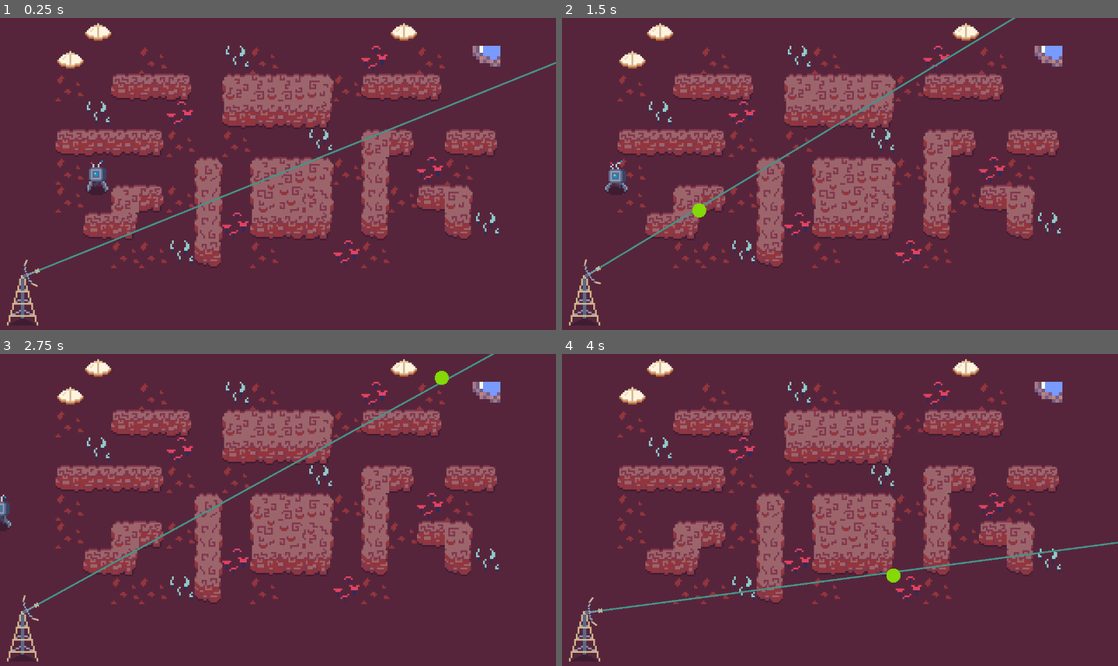
Above: before the commit, frames 1-4 (two rows, left to right).
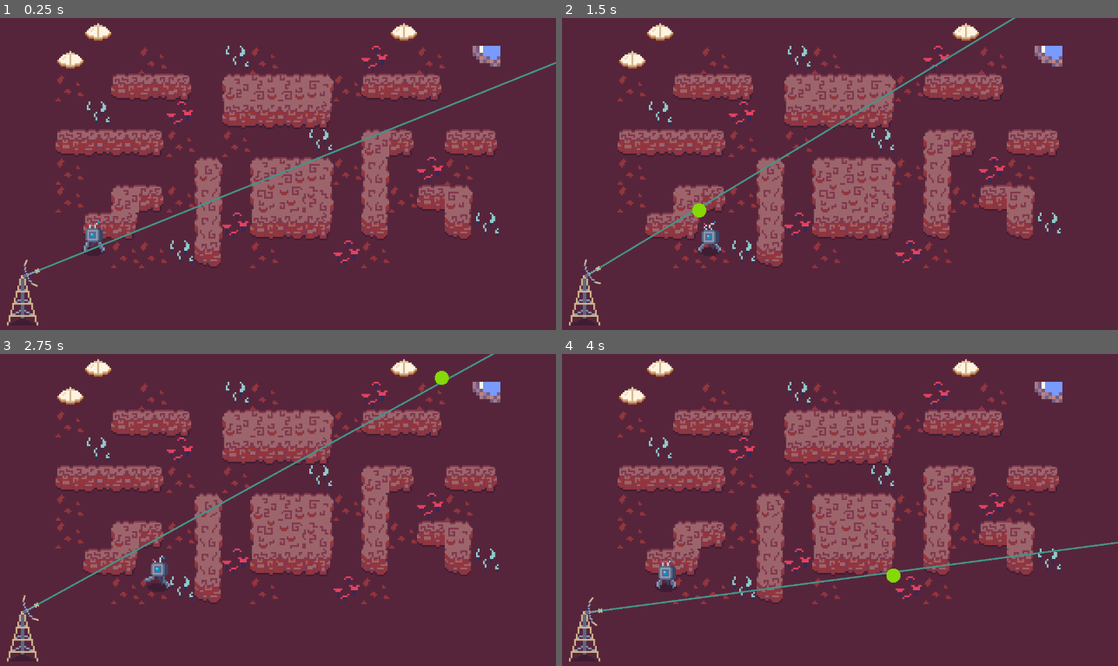
Above: after the commit, the same moments.

Repository: YannVeld/LD59
Game: Godot game, scene res://main_scene.tscn
Two runs of this game, one before a commit and one after it. Both use one fixed random seed, a clock stepped at 60 frames per second and the inputs below.
Inputs (mouse positions are in pixels of both pictures, inside the frame that each line leads up to):
- Up to frame 1 (0.25 s): no input
- Up to frame 2 (1.5 s): tap Enter at 0.5 s; move the mouse to (962, 158) at 0.52 s; hold D (move_right) 0.53-1.28 s; move the mouse to (728, 189) at 1.27 s; hold Down (move_down) from 1.28 s (still down)
- Up to frame 3 (2.75 s): move the mouse to (333, 441) at 2.02 s; release Down (move_down) at 2.03 s; hold D (move_right) from 2.03 s (still down)
- Up to frame 4 (4 s): move the mouse to (812, 572) at 2.77 s; release D (move_right) at 2.78 s; hold Up (move_up) 2.78-3.53 s; move the mouse to (1006, 556) at 3.52 s; hold A (move_left) from 3.53 s (still down)

The runs differ from the first frame. In frame 1, 0.5% of the frame differs, in the area x 14-20%, y 45-77%; in frame 2, 0.5%, in the area x 7-29%, y 45-77%; in frame 3, 0.4%; in frame 4, 0.3%.

Commit message:
Merge conflict

Diff:
--- a/Scripts/robot.gd
+++ b/Scripts/robot.gd
@@ -1,24 +1,35 @@
 extends Node2D
 
 const SPEED = 25.0
+const LENGTH_RAYCAST = 8.
 var direction = 'right'
+@onready var ray_cast_2d: RayCast2D = $RayCast2D
+
 
 func _process(delta: float) -> void:
+	if ray_cast_2d.is_colliding():
+		if direction=='up':
+			direction='down'
+		elif direction=='down':
+			direction='up'
+		elif direction=='left':
+			direction='right'
+		elif direction=='right':
+			direction='left'
 
 	if direction == 'up':
 		position.y += -SPEED*delta
+		ray_cast_2d.target_position = Vector2(0,-1)*LENGTH_RAYCAST*0.5
 	if direction == 'down':
 		position.y += SPEED*delta
+		ray_cast_2d.target_position = Vector2(0,1)*LENGTH_RAYCAST*0.5
 	if direction == 'right':
 		position.x += SPEED*delta
+		ray_cast_2d.target_position = Vector2(1,0)*LENGTH_RAYCAST
 	if direction == 'left':
 		position.x += -SPEED*delta
+		ray_cast_2d.target_position = Vector2(-1,0)*LENGTH_RAYCAST
 
-func _on_area_2d_area_entered(area: Area2D) -> void:
+
+func _on_area_2d_for_reception_area_entered(area: Area2D) -> void:
 	direction = area.instruction
-
-func _on_area_2d_body_entered(body: Node2D) -> void:
-	if direction=='up': direction='down'
-	elif direction=='down': direction='up'
-	elif direction=='left': direction='right'
-	elif direction=='right': direction='left'
--- a/Scripts/transmitter.gd
+++ b/Scripts/transmitter.gd
@@ -12,20 +12,22 @@
 
 func _input(event) -> void:
 	if event is InputEventKey:
+		direction = "null"
 		# Send signal packet
-		if Input.is_action_just_pressed("move_down"):
+		if Input.is_action_pressed("move_down"):
 			direction = 'down'
-		if Input.is_action_just_pressed("move_up"):
+		if Input.is_action_pressed("move_up"):
 			direction = 'up'
-		if Input.is_action_just_pressed("move_left"):
+		if Input.is_action_pressed("move_left"):
 			direction = 'left'
-		if Input.is_action_just_pressed("move_right"):
+		if Input.is_action_pressed("move_right"):
 			direction = 'right'
 
-		mouse_position = get_viewport().get_mouse_position()
-		SignalPacketInstance = SignalPacketScene.instantiate()
-		SignalPacketInstance.instruction = direction
-		SignalPacketInstance.direction = ((mouse_position - self.position).normalized())
-		SignalPacketInstance.position = self.position
-		$"../SignalPackets".add_child(SignalPacketInstance)
+		if direction != 'null':
+			mouse_position = get_viewport().get_mouse_position()
+			SignalPacketInstance = SignalPacketScene.instantiate()
+			SignalPacketInstance.instruction = direction
+			SignalPacketInstance.direction = ((mouse_position - self.position).normalized())
+			SignalPacketInstance.position = self.position
+			$"../SignalPackets".add_child(SignalPacketInstance)
 	return
--- a/main_scene.tscn
+++ b/main_scene.tscn
@@ -1265,8 +1265,8 @@
 "speed": 8.0
 }]
 
-[sub_resource type="RectangleShape2D" id="RectangleShape2D_0f027"]
-size = Vector2(11, 3)
+[sub_resource type="RectangleShape2D" id="RectangleShape2D_66tet"]
+size = Vector2(10, 10)
 
 [node name="Node2D" type="Node2D" unique_id=1798613870]
 
@@ -1282,7 +1282,7 @@
 tile_set = SubResource("TileSet_nfk4m")
 
 [node name="Robot" type="Node2D" parent="." unique_id=263144470]
-position = Vector2(49, 92)
+position = Vector2(47, 127)
 script = ExtResource("5_66tet")
 
 [node name="AnimatedSprite2D" type="AnimatedSprite2D" parent="Robot" unique_id=939950865]
@@ -1291,11 +1291,15 @@
 frame = 4
 frame_progress = 0.96403325
 
-[node name="Area2D" type="Area2D" parent="Robot" unique_id=1179396589]
-
-[node name="CollisionShape2D" type="CollisionShape2D" parent="Robot/Area2D" unique_id=500642877]
-position = Vector2(0.5, 7)
-shape = SubResource("RectangleShape2D_0f027")
+[node name="RayCast2D" type="RayCast2D" parent="Robot" unique_id=825341144]
+position = Vector2(1, 7)
+target_position = Vector2(6, 0)
+
+[node name="Area2D_for_reception" type="Area2D" parent="Robot" unique_id=1694792865]
+
+[node name="CollisionShape2D" type="CollisionShape2D" parent="Robot/Area2D_for_reception" unique_id=1427031460]
+position = Vector2(1, 0)
+shape = SubResource("RectangleShape2D_66tet")
 
 [node name="Transmitter" type="Node2D" parent="." unique_id=1748364256]
 position = Vector2(13, 156)
@@ -1318,5 +1322,4 @@
 
 [node name="SignalPackets" type="Node" parent="." unique_id=942323314]
 
-[connection signal="area_entered" from="Robot/Area2D" to="Robot" method="_on_area_2d_area_entered"]
-[connection signal="body_entered" from="Robot/Area2D" to="Robot" method="_on_area_2d_body_entered"]
+[connection signal="area_entered" from="Robot/Area2D_for_reception" to="Robot" method="_on_area_2d_for_reception_area_entered"]
